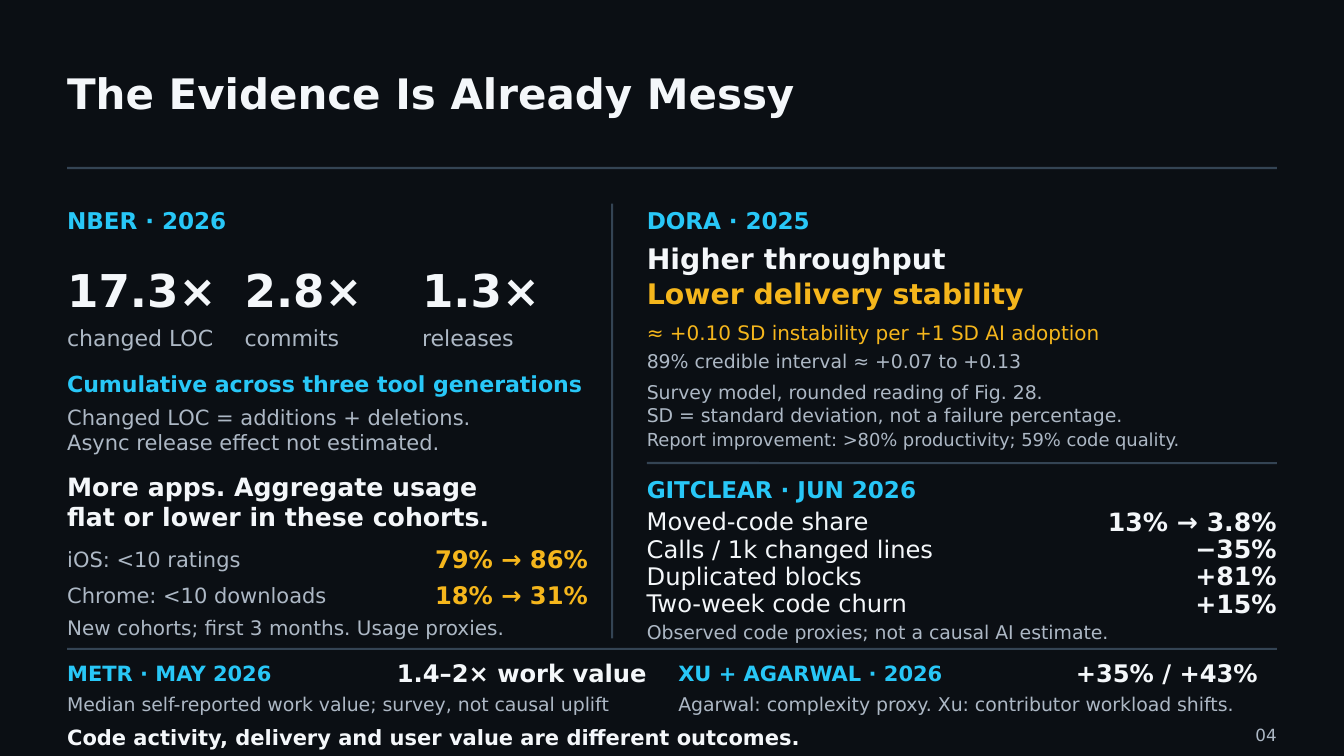
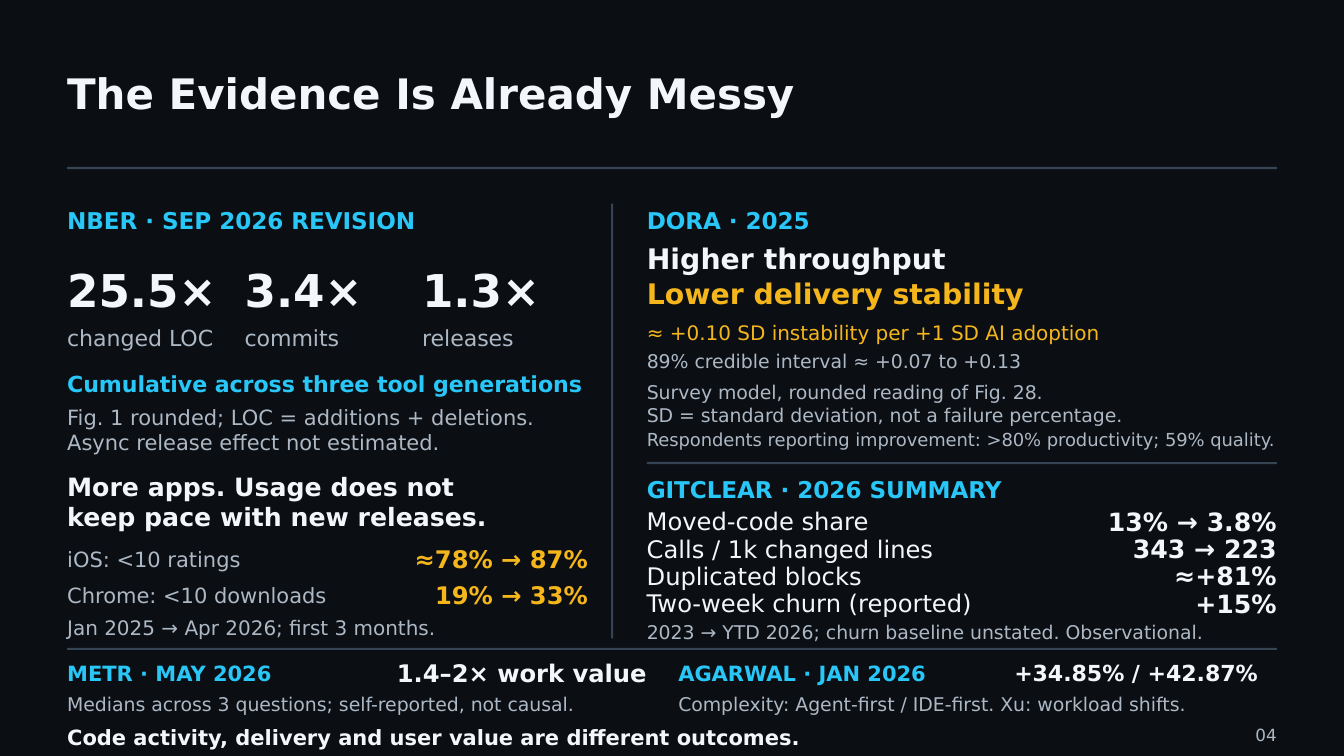
Before and after one commit to UncertaintyArchitectureGroup/uncertainty-architecture, a slide deck: slide 4 of assets/presentations/pmday-2026/ai-changes-both-sides.pptx. Drawn at 1344x756 pixels with LibreOffice and Linux fonts; fonts in the diff are those of the drawing. Boxes give left, top, right and bottom in pixels: in the first picture for what was removed or moved away, otherwise in the second. Text is boxed around its words. In the diff, an @@ line names an element or a change of style, - is before the commit and + after.

Commit message:
fix(presentation): verify slide 4 figures against current sources
Update NBER to the September 2026 revision, distinguish published precision from chart readings, and preserve Agarwal Table 2 values with group labels.

Agent assistance: used (Codex).

```diff
--- a/assets/presentations/pmday-2026/ai-changes-both-sides.pptx
+++ b/assets/presentations/pmday-2026/ai-changes-both-sides.pptx
@@ text at bbox=[67, 212, 415, 230]: text changed @@
-NBER · 2026
+NBER · SEP 2026 REVISION
@@ text at bbox=[67, 273, 216, 308]: text changed @@
-17.3×
+25.5×
@@ text at bbox=[245, 273, 363, 308]: text changed @@
-2.8×
+3.4×
@@ text at bbox=[67, 409, 534, 430]: text changed @@
-Changed LOC = additions + deletions.
+Fig. 1 rounded; LOC = additions + deletions.
@@ text at bbox=[647, 432, 1274, 450]: text changed @@
-Report improvement: >80% productivity; 59% code quality.
+Respondents reporting improvement: >80% productivity; 59% quality.
@@ text at bbox=[67, 477, 487, 532]: text changed @@
-More apps. Aggregate usage
-flat or lower in these cohorts.
+More apps. Usage does not
+keep pace with new releases.
@@ text at bbox=[647, 481, 1002, 499]: text changed @@
-GITCLEAR · JUN 2026
+GITCLEAR · 2026 SUMMARY
@@ text at bbox=[1133, 539, 1277, 559]: text changed @@
-−35%
+343 → 223
@@ text at bbox=[415, 550, 588, 569]: text changed @@
-79% → 86%
+≈78% → 87%
@@ text at bbox=[1174, 566, 1276, 586]: text changed @@
-+81%
+≈+81%
@@ text at bbox=[435, 586, 588, 605]: text changed @@
-18% → 31%
+19% → 33%
@@ text at bbox=[647, 593, 972, 617]: text changed @@
-Two-week code churn
+Two-week churn (reported)
@@ text at bbox=[67, 620, 436, 639]: text changed @@
-New cohorts; first 3 months. Usage proxies.
+Jan 2025 → Apr 2026; first 3 months.
@@ text at bbox=[647, 624, 1203, 641]: text changed @@
-Observed code proxies; not a causal AI estimate.
+2023 → YTD 2026; churn baseline unstated. Observational.
@@ text at bbox=[678, 665, 925, 685]: text changed @@
-XU + AGARWAL · 2026
+AGARWAL · JAN 2026
@@ text at bbox=[1014, 664, 1258, 682]: text changed; size 17.2 to 15.8 pt @@
-+35% / +43%
++34.85% / +42.87%
@@ text at bbox=[67, 696, 574, 715]: text changed @@
-Median self-reported work value; survey, not causal uplift
+Medians across 3 questions; self-reported, not causal.
@@ text at bbox=[678, 696, 1185, 715]: text changed @@
-Agarwal: complexity proxy. Xu: contributor workload shifts.
+Complexity: Agent-first / IDE-first. Xu: workload shifts.
```
Also in this commit, not shown: 16 other files.
